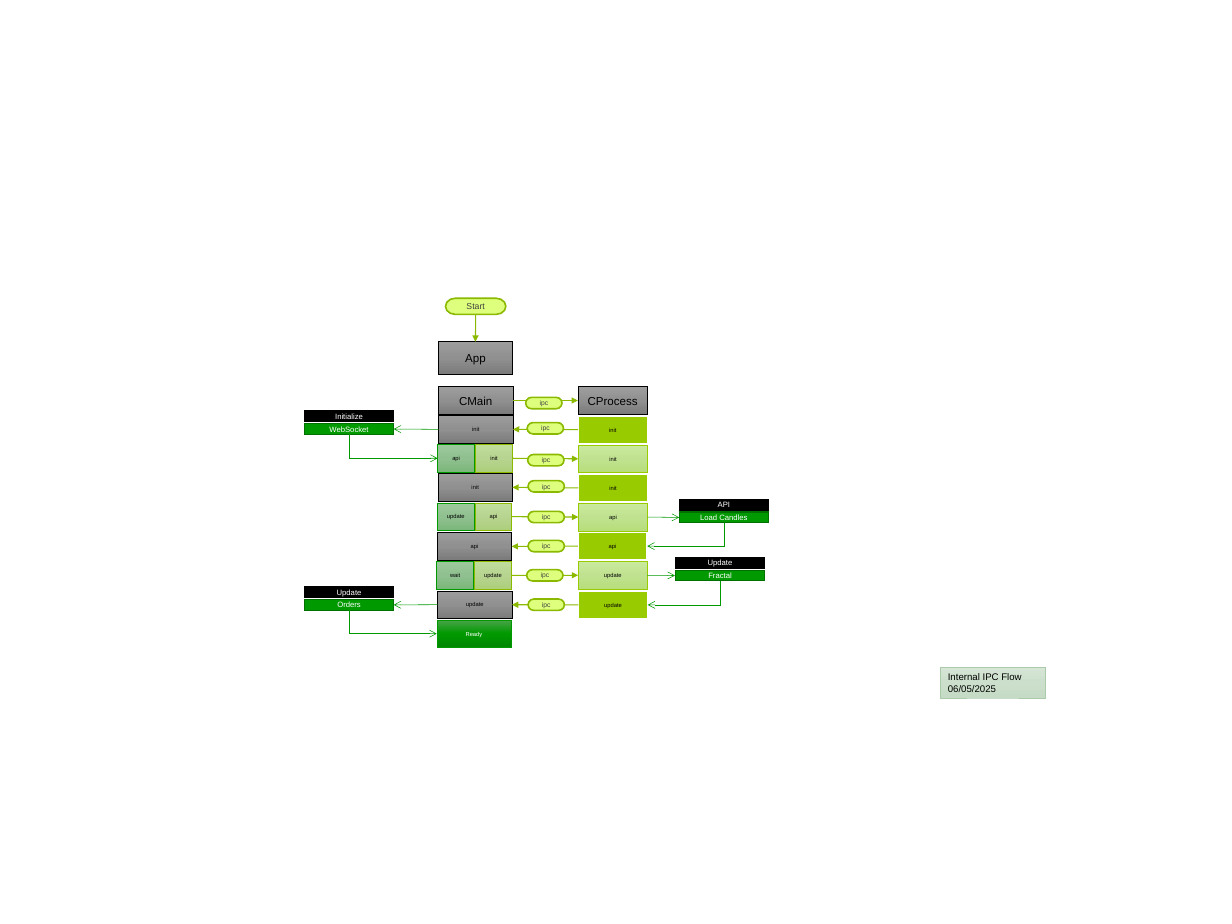
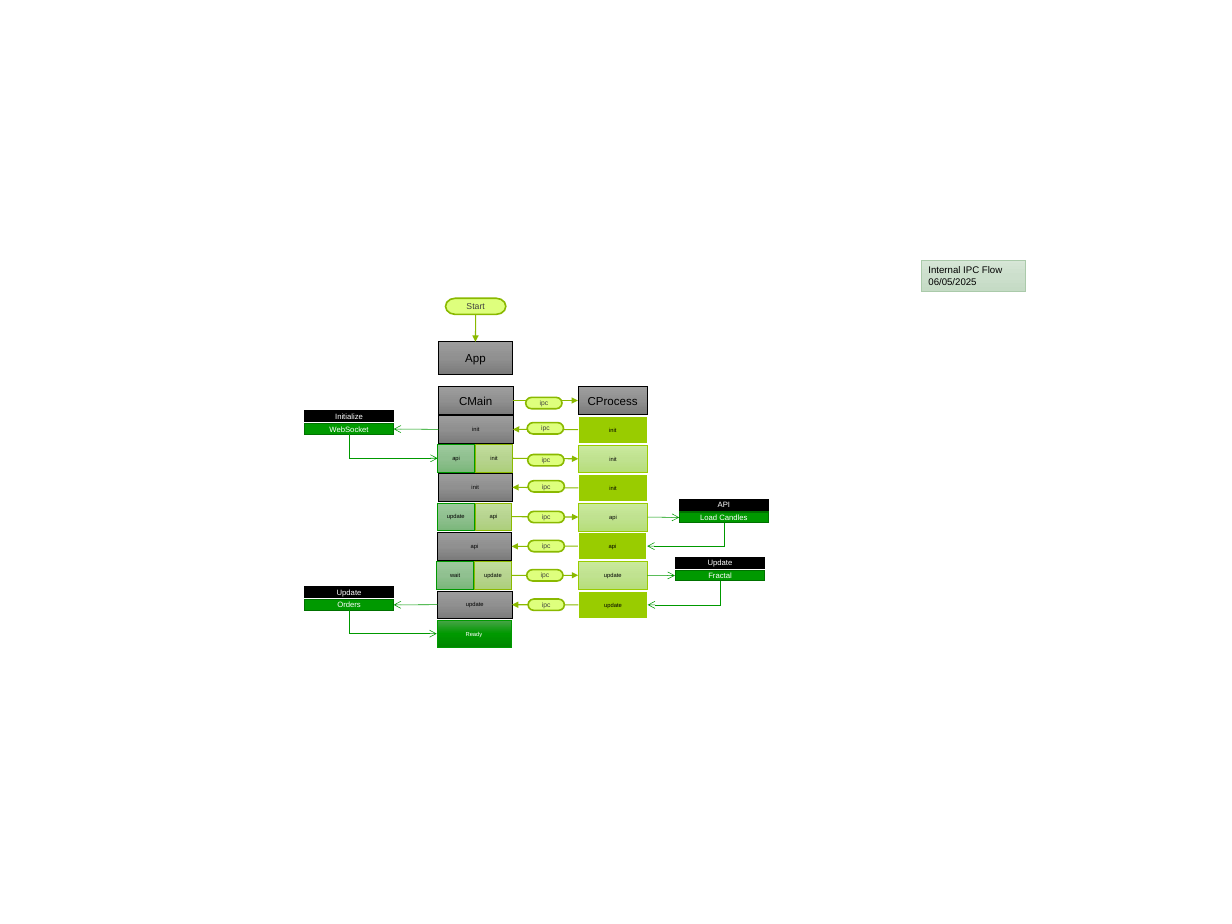
Before and after one commit to djorgens2/blofin-data, a slide deck: slide 3 of ~Documents/AppArchitecture.pptx. Drawn at 1232x924 pixels with LibreOffice and Linux fonts; fonts in the diff are those of the drawing; background and template pictures are left out. Boxes give left, top, right and bottom in pixels: in the first picture for what was removed or moved away, otherwise in the second. Text is boxed around its words. In the diff, an @@ line names an element or a change of style, - is before the commit and + after.

```diff
--- a/~Documents/AppArchitecture.pptx
+++ b/~Documents/AppArchitecture.pptx
@@ rectangle "Internal IPC Flow 06/05/2025": place and size @@
-rectangle "Internal IPC Flow 06/05/2025" at (940, 667, 1045, 698)
+rectangle "Internal IPC Flow 06/05/2025" at (921, 260, 1026, 291)
```
Also in this commit, not shown: 3 other slides changed, 3 slides added, 5 slides removed, 19 other files.
